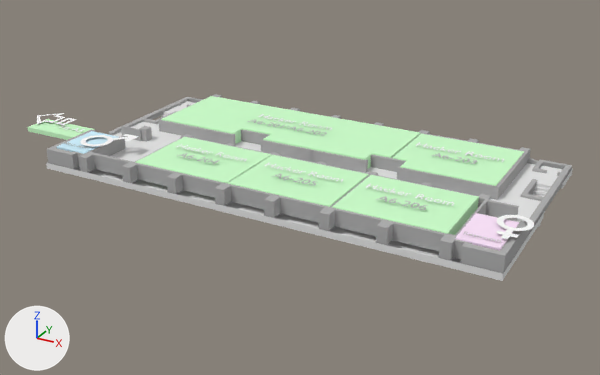
Two versions of the Blender file design/A62.blend, one commit apart.
Both versions are drawn from a 50 mm lens placed at (6.86, -12.72, 5.89), pointed at (-0.23, 0.18, -0.56). Every picture has the same lights, and +X, +Y and +Z are marked at lower left. Text is drawn in Blender's own font.
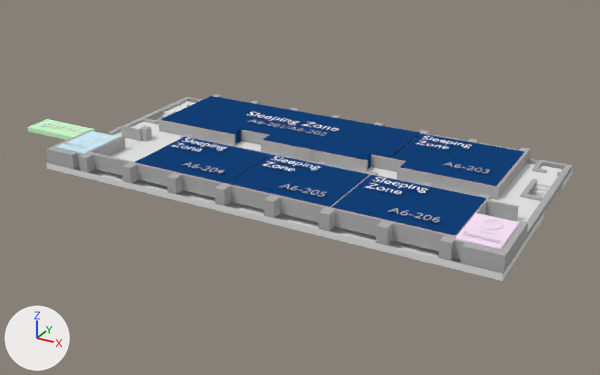
Location of each change, [x1, y1, x2, y2] in pixels of the pictures (600 x 375 px):
'Cube.050', recoloured (green to blue)
    both: [161, 96, 420, 169]
'Cube.047', recoloured, mesh rescaled (green to blue)
    before: [332, 175, 479, 235]
    after: [332, 175, 486, 235]
'Cube.049', recoloured (green to blue)
    both: [392, 133, 524, 186]
'Cube.048', recoloured (green to blue)
    both: [228, 155, 369, 207]
'Cube.046', recoloured (green to blue)
    both: [136, 137, 272, 183]
'Text.026', deleted
    before: [497, 215, 534, 239]
'Text.029', deleted
    before: [80, 134, 139, 146]
'st5', added
    after: [366, 177, 427, 194]
'Text.036', moved
    before: [271, 174, 317, 185]
    after: [280, 184, 327, 196]
'Text.024', deleted
    before: [37, 113, 77, 125]
'st1', added
    after: [246, 112, 339, 131]
'Text.037', deleted
    before: [366, 184, 454, 206]
'Text.035', moved
    before: [178, 153, 220, 164]
    after: [183, 162, 224, 174]
'Text.032', moved
    before: [432, 153, 477, 164]
    after: [444, 162, 490, 173]
'st4', added
    after: [264, 156, 320, 171]
'st3', added
    after: [173, 138, 227, 152]
'Text.033', deleted
    before: [416, 142, 504, 162]
'Text.034', deleted
    before: [265, 162, 343, 182]
'st2', added
    after: [416, 136, 472, 149]
'Text.038', deleted
    before: [177, 144, 247, 161]
'Text.030', deleted
    before: [259, 114, 332, 130]
'f', added
    after: [478, 219, 503, 235]
'm', added
    after: [76, 136, 107, 144]

The change, as a list of edits to the scene's bpy script:
```text
Change me_cube_051:
    where me_cube_051.from_pydata(...)  # 28 vertices, 26 faces; spans x -1.0..5.08, y -1.0..1.0, z 0.19..1.0
    remove me_cube_051.materials.append(mat_hackroom)  # green #ceffcd
    add me_cube_051.materials.append(mat_hackroom_001)  # dark blue #154179
Change me_cube_042:
    where me_cube_042.from_pydata(...)  # 16 vertices, 14 faces; spans x -1.27..1.0, y -1.0..1.0, z 0.12..1.0
    remove me_cube_042.materials.append(mat_hackroom)  # green #ceffcd
    add me_cube_042.materials.append(mat_hackroom_001)  # dark blue #154179
Change me_cube_036:
    where me_cube_036.from_pydata(...)  # 8 vertices, 6 faces; spans x -5.65..-3.47, y -3.39..-1.72, z 0.46..1.07
    remove me_cube_036.materials.append(mat_hackroom)  # green #ceffcd
    add me_cube_036.materials.append(mat_hackroom_001)  # dark blue #154179
Change me_cube_033:
    where me_cube_033.from_pydata(...)  # 8 vertices, 6 faces; spans x -5.65..-3.47, y -3.39..-1.72, z 0.45..1.07
    used by ob_cube_047; location = (6.51, 1.13, -0.09); scale = (0.885, 0.901, 0.345)
    remove me_cube_033.materials.append(mat_hackroom)  # green #ceffcd
    me_cube_033 part 1: the whole mesh is scaled about its middle by (1.06, 1, 1), then moved by (0.07, 0.0, 0.0)
    add me_cube_033.materials.append(mat_hackroom_001)  # dark blue #154179
Change me_cube_022:
    where me_cube_022.from_pydata(...)  # 8 vertices, 6 faces; spans x -5.65..-3.47, y -3.39..-1.72, z 0.14..1.07
    remove me_cube_022.materials.append(mat_hackroom)  # green #ceffcd
    add me_cube_022.materials.append(mat_hackroom_001)  # dark blue #154179
Add txt_text_009:
    txt_text_009 = bpy.data.curves.new('Text.009', 'FONT')
    txt_text_009.body = 'Sleeping \nZone'
    txt_text_009.materials.append(mat_text_007)  # white #ffffff
Add txt_text_008:
    txt_text_008 = bpy.data.curves.new('Text.008', 'FONT')
    txt_text_008.body = 'Sleeping \nZone'
    txt_text_008.materials.append(mat_text_007)  # white #ffffff
Add txt_text_036:
    txt_text_036 = bpy.data.curves.new('Text.036', 'FONT')
    txt_text_036.body = 'Sleeping \nZone'
    txt_text_036.materials.append(mat_text_007)  # white #ffffff
Add txt_text_007:
    txt_text_007 = bpy.data.curves.new('Text.007', 'FONT')
    txt_text_007.body = 'Sleeping \nZone'
    txt_text_007.materials.append(mat_text_006)  # white #ffffff
Add txt_text_030:
    txt_text_030 = bpy.data.curves.new('Text.030', 'FONT')
    txt_text_030.body = 'Sleeping Zone'
    txt_text_030.materials.append(mat_text_002)  # white #ffffff
Remove ob_text_024:
    ob_text_024 = bpy.data.objects.new('Text.024', txt_text_003)
Remove ob_text_026:
    ob_text_026 = bpy.data.objects.new('Text.026', txt_text_021)
Remove ob_text_029:
    ob_text_029 = bpy.data.objects.new('Text.029', txt_text_024)
Remove ob_text_030:
    ob_text_030 = bpy.data.objects.new('Text.030', txt_text_010)
Change ob_text_032:
    ob_text_032.location: (2.11, 0.89, 0.29) -> (2.45, 0.57, 0.29)
Remove ob_text_033:
    ob_text_033 = bpy.data.objects.new('Text.033', txt_text_013)
Remove ob_text_034:
    ob_text_034 = bpy.data.objects.new('Text.034', txt_text_014)
Change ob_text_035:
    ob_text_035.location: (-1.92, -1.43, 0.33) -> (-1.59, -1.75, 0.33)
Change ob_text_036:
    ob_text_036.location: (0.08, -1.43, 0.33) -> (0.42, -1.75, 0.33)
Remove ob_text_037:
    ob_text_037 = bpy.data.objects.new('Text.037', txt_text_017)
Remove ob_text_038:
    ob_text_038 = bpy.data.objects.new('Text.038', txt_text_018)
Add ob_m:
    ob_m = bpy.data.objects.new('m', me_mesh_022)  # 261 vertices, 261 faces; spans x 0.04..0.506, y -0.094..0.58, z 0.0; in mat_text_001 (white #ffffff)
    ob_m.location = (-4.16, -1.67, 0.3)
    ob_m.scale = (0.863, 0.863, 0.863)
Add ob_f:
    ob_f = bpy.data.objects.new('f', me_mesh_021)  # 263 vertices, 263 faces; spans x 0.087..0.462, y -0.157..0.539, z 0.0; in mat_text_001 (white #ffffff)
    ob_f.location = (3.7, -1.63, 0.3)
    ob_f.scale = (0.863, 0.863, 0.863)
Add ob_st5:
    ob_st5 = bpy.data.objects.new('st5', txt_text_009)
    ob_st5.location = (1.66, -0.75, 0.33)
    ob_st5.scale = (0.301, 0.301, 0.301)
Add ob_st4:
    ob_st4 = bpy.data.objects.new('st4', txt_text_008)
    ob_st4.location = (-0.35, -0.75, 0.33)
    ob_st4.scale = (0.301, 0.301, 0.301)
Add ob_st3:
    ob_st3 = bpy.data.objects.new('st3', txt_text_036)
    ob_st3.location = (-2.33, -0.75, 0.33)
    ob_st3.scale = (0.301, 0.301, 0.301)
Add ob_st2:
    ob_st2 = bpy.data.objects.new('st2', txt_text_007)
    ob_st2.location = (1.62, 1.65, 0.29)
    ob_st2.scale = (0.301, 0.301, 0.301)
Add ob_st1:
    ob_st1 = bpy.data.objects.new('st1', txt_text_030)
    ob_st1.location = (-2.13, 1.24, 0.29)
    ob_st1.scale = (0.373, 0.373, 0.373)
```
